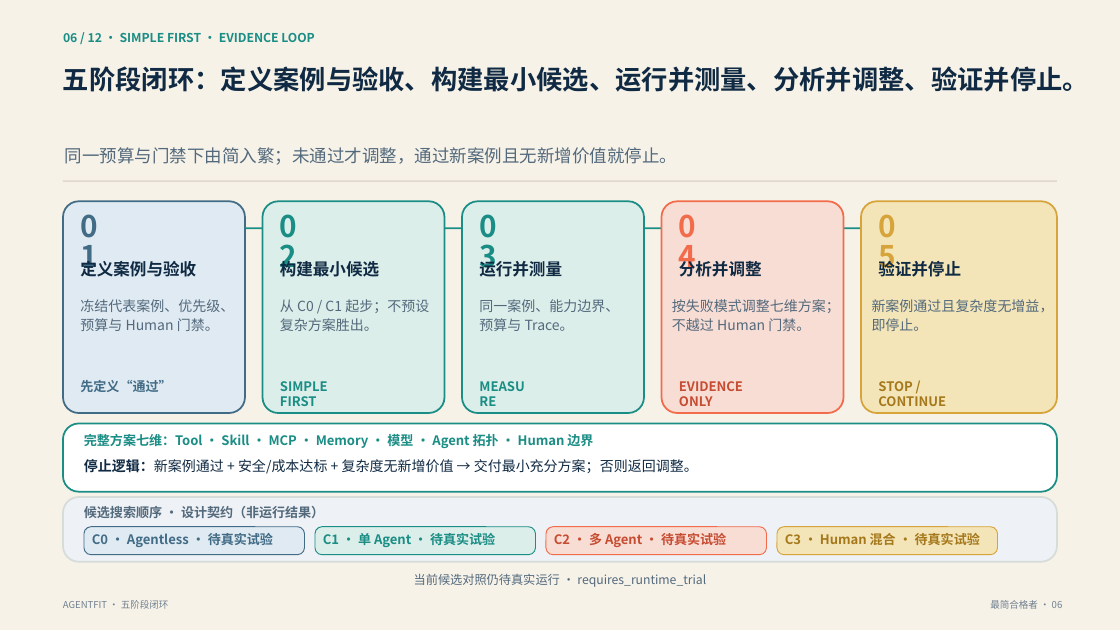
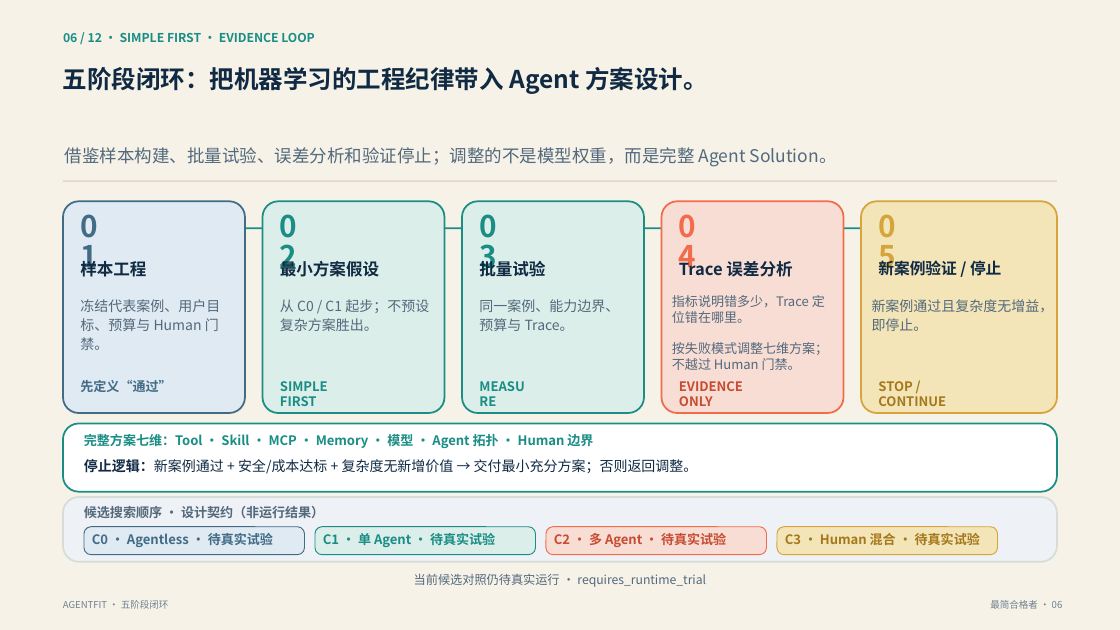
Before and after one commit to kailiangshang/agentfit, a slide deck: slide 6 of competition/2026-08-15/submission/agentfit-submission.pptx. Drawn at 1120x630 pixels with LibreOffice and Linux fonts; fonts in the diff are those of the drawing. Boxes give left, top, right and bottom in pixels: in the first picture for what was removed or moved away, otherwise in the second. Text is boxed around its words. In the diff, an @@ line names an element or a change of style, - is before the commit and + after.

```diff
--- a/competition/2026-08-15/submission/agentfit-submission.pptx
+++ b/competition/2026-08-15/submission/agentfit-submission.pptx
@@ text at [63, 67, 708, 94]: text changed; size 22.5 to 21 pt @@
-五阶段闭环：定义案例与验收、构建最小候选、运行并测量、分析并调整、验证并停止。
+五阶段闭环：把机器学习的工程纪律带入 Agent 方案设计。
@@ text at [65, 147, 837, 167]: text changed @@
-同一预算与门禁下由简入繁；未通过才调整，通过新案例且无新增价值就停止。
+借鉴样本构建、批量试验、误差分析和验证停止；调整的不是模型权重，而是完整 Agent Solution。
@@ text at [80, 258, 146, 277]: text changed @@
-定义案例与验收
+样本工程
@@ text at [280, 258, 379, 277]: text changed @@
-构建最小候选
+最小方案假设
@@ text at [479, 258, 545, 277]: text changed @@
-运行并测量
+批量试验
@@ text at [726, 261, 792, 277]: text changed @@
-分析并调整
+Trace 误差分析
@@ text at [878, 258, 1001, 276]: text changed; size 14.2 to 13.5 pt @@
-验证并停止
+新案例验证 / 停止
@@ text at [80, 299, 220, 350]: text changed @@
-冻结代表案例、优先级、预算与 Human 门禁。
+冻结代表案例、用户目标、预算与 Human 门禁。
@@ text added at [672, 295, 825, 323], 11.2 pt, text #53697C @@
+指标说明错多少，Trace 定位错在哪里。
@@ text "按失败模式调整七维方案；不越过 Human 门禁。": place and size @@
-text "按失败模式调整七维方案；不越过 Human 门禁。" at [672, 299, 840, 331]
+text "按失败模式调整七维方案；不越过 Human 门禁。" at [672, 342, 828, 370]
@@ text "按失败模式调整七维方案；不越过 Human 门禁。" at [672, 342, 828, 370]: size 12 to 11.2 pt; line spacing 16.2pt to 14.1pt @@
```
Also in this commit, not shown: 3 other slides changed, 13 other files.
